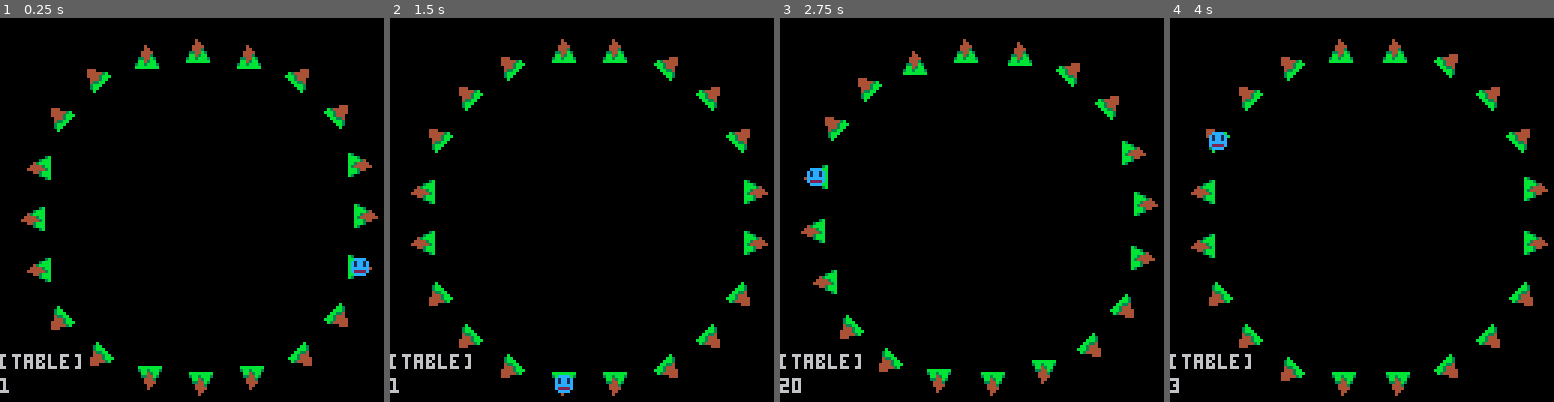
Above: before the commit, frames 1-4 (left to right).
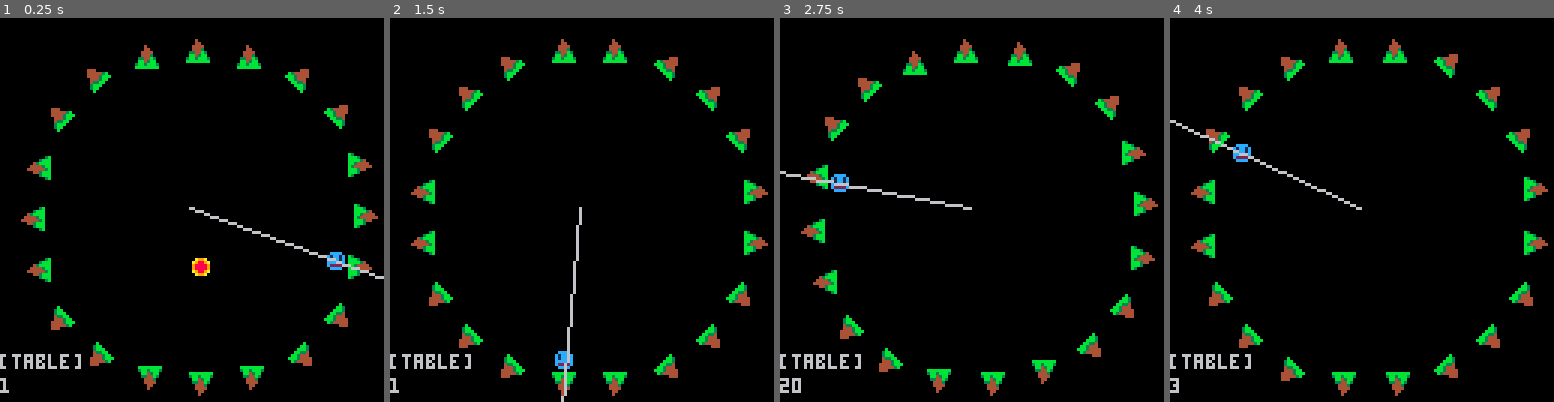
Above: after the commit, the same moments.

Repository: admiralento/pico8wolfertbrothers
Game: PICO-8 cartridge stuckinloop.p8
The game is run twice, just before and just after one commit, with the same random seed, the same clock (stepped at 60 frames per second) and the same inputs.
Inputs:
- Up to frame 1 (0.25 s): no input
- Up to frame 2 (1.5 s): tap O (Z key) at 0.33, 0.7, 1.43 s; tap X (X key) at 1.07 s
- Up to frame 3 (2.75 s): hold Left 1.97-2.37 s; tap X (X key) at 2.07, 2.4, 2.73 s; tap O (Z key) at 2.22 s; hold Down from 2.42 s (still down)
- Up to frame 4 (4 s): release Down at 2.82 s; hold Right 2.87-3.53 s; tap X (X key) at 3.07, 3.4, 3.73 s; tap O (Z key) at 3.1, 3.98 s; hold Up from 3.58 s (still down)

The runs differ from the first frame. In frame 1, 0.9% of the frame differs, in the area x 49-100%, y 49-68%; in frame 2, 0.7%; in frame 3, 0.7%; in frame 4, 0.7%.

Commit message:
made dynamics

Diff:
--- a/stuckinloop.p8
+++ b/stuckinloop.p8
@@ -14,6 +14,7 @@
 starting_platform = 1
 actors = {}
 platforms = {}
+dynamics = {}
 player = {}
 
 cx = 63
@@ -34,6 +35,8 @@
  player = make_player(0,0,1,1)
 
  boss = make_boss()
+ shot = make_dynamic(cx,cy)
+ apply_angle_mag_dynamic(shot,0.75,1)
 end
 
 function generate_platforms(n)
@@ -51,6 +54,7 @@
  p = make_actor(spr_player,x,y,1,1)
  p.state = "static"
  p.current_platform = 1
+ p.platform_buffer = 8
  return p
 end
 
@@ -73,6 +77,23 @@
  b.state = "static"
  return p
 end
+
+function make_dynamic(x,y)
+ d = make_actor(17,x,y,1,1)
+ d.xvel = 0
+ d.yvel = 0
+ add(dynamics,d)
+ return d
+end
+
+function apply_vector_dynamic(d,dx,dy)
+ d.xvel += dx
+ d.yvel += dy
+end
+
+function apply_angle_mag_dynamic(d,a,m)
+ return apply_vector_dynamic(d,m*cos(a),m*sin(a))
+end
 -->8
 --calculate
 
@@ -80,11 +101,12 @@
 
 function _update60()
  angle += 0.0005
- place_platforms_circle(63,63,56,sin(angle))
+ place_platforms_circle(cx,cy,56,sin(angle))
 
 	get_user_input()
 	move_to_platform()
 	update_platform_spr()
+	move_dynamics()
 	record_button_states()
 end
 
@@ -102,18 +124,24 @@
 
 function move_to_platform()
  local p = platforms[player.current_platform]
- if (player.x != p.x) then
-  player.x = p.x
- end
- if (player.y != p.y) then
-  player.y = p.y
+ local pcx = p.x + (p.w*4)
+ local pcy = p.y + (p.h*4)
+ local angle = atan2(pcx-cx,pcy-cy)
+ local dx = -player.platform_buffer * cos(angle)
+ local dy = -player.platform_buffer * sin(angle)
+
+ if (player.x != p.x + dx) then
+  player.x = p.x + dx
+ end
+ if (player.y != p.y + dy) then
+  player.y = p.y + dy
  end
 end
 
 function update_platform_spr()
  for i=1,#platforms do
   local p = platforms[i]
-  local u = select_platform_spr(p.x,p.y,63,63)
+  local u = select_platform_spr(p.x,p.y,cx,cy)
   p.s = u[1]
   p.fh = u[2]
   p.fv = u[3]
@@ -126,6 +154,13 @@
   mask *= 2
  end
  return (btn(index) and (band(prev_button_states,mask) == 0))
+end
+
+function move_dynamics()
+ for d in all(dynamics) do
+  d.x += d.xvel
+  d.y += d.yvel
+ end
 end
 
 function record_button_states()
@@ -139,6 +174,7 @@
 	draw_actors()
 	print(player.current_platform,0,120)
 	print(select_platform_spr(player.x, player.y, 63, 63),0,112)
+	line(cx,cy,((player.x+4)-cx)*2+cx,((player.y+4)-cy)*2+cy)
 end
 
 function draw_actors()
@@ -195,12 +231,12 @@
 0000000000044000bbb300000b344444000000000000000000000000000000000000000000000000000000000000000000000000000000000000000000000000
 0000000000040000b300000000000444000000000000000000000000000000000000000000000000000000000000000000000000000000000000000000000000
 00000000000000000000000000000000000000000000000000000000000000000000000000000000000000000000000000000000000000000000000000000000
-00000000000000000000000000000000000000000000000000000000000000000000000000000000000000000000000000000000000000000000000000000000
-00000000000000000000000000000000000000000000000000000000000000000000000000000000000000000000000000000000000000000000000000000000
-00000000000000000000000000000000000000000000000000000000000000000000000000000000000000000000000000000000000000000000000000000000
-00000000000000000000000000000000000000000000000000000000000000000000000000000000000000000000000000000000000000000000000000000000
-00000000000000000000000000000000000000000000000000000000000000000000000000000000000000000000000000000000000000000000000000000000
-00000000000000000000000000000000000000000000000000000000000000000000000000000000000000000000000000000000000000000000000000000000
+0000000000a99a000000000000000000000000000000000000000000000000000000000000000000000000000000000000000000000000000000000000000000
+000000000a9889a00000000000000000000000000000000000000000000000000000000000000000000000000000000000000000000000000000000000000000
+00000000098888900000000000000000000000000000000000000000000000000000000000000000000000000000000000000000000000000000000000000000
+00000000098888900000000000000000000000000000000000000000000000000000000000000000000000000000000000000000000000000000000000000000
+000000000a9889a00000000000000000000000000000000000000000000000000000000000000000000000000000000000000000000000000000000000000000
+0000000000a99a000000000000000000000000000000000000000000000000000000000000000000000000000000000000000000000000000000000000000000
 00000000000000000000000000000000000000000000000000000000000000000000000000000000000000000000000000000000000000000000000000000000
 00000000000000000000000000000000000000000000000000000000000000000000000000000000000000000000000000000000000000000000000000000000
 0000000000cccc000000000000000000000000000000000000000000000000000000000000000000000000000000000000000000000000000000000000000000
